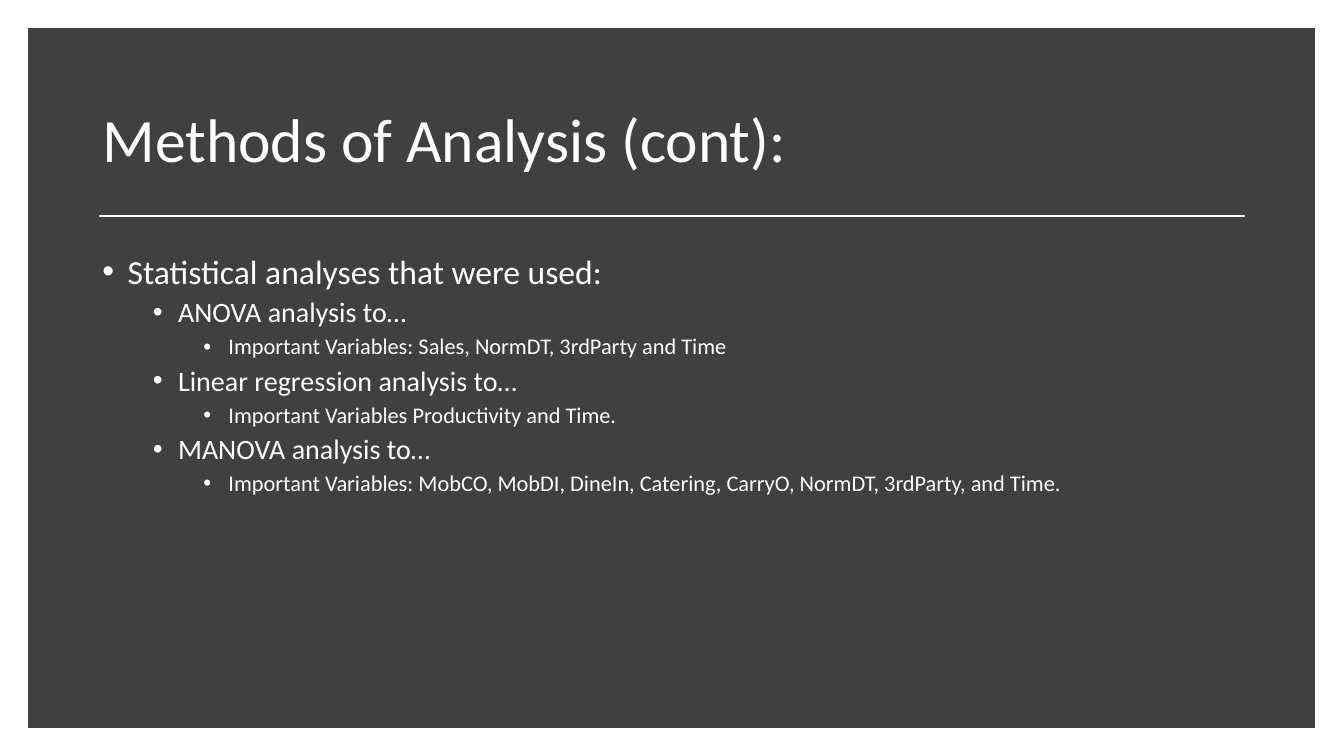
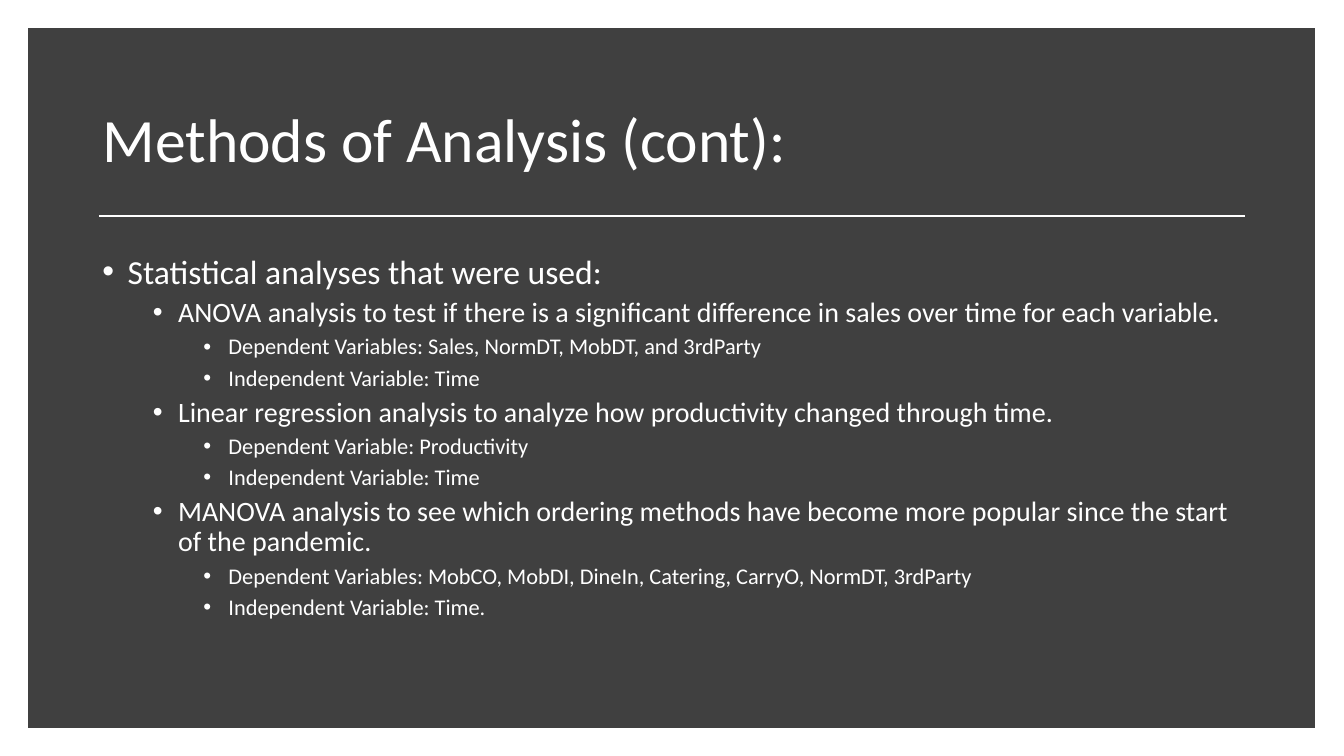
Before and after one commit to East-Coast-Collaboration/Final-Project, a slide deck: slide 6 of Presentation.pptx. Drawn at 1344x756 pixels with LibreOffice and Linux fonts; fonts in the diff are those of the drawing. Boxes give left, top, right and bottom in pixels: in the first picture for what was removed or moved away, otherwise in the second. Text is boxed around its words. In the diff, an @@ line names an element or a change of style, - is before the commit and + after.

```diff
--- a/Presentation.pptx
+++ b/Presentation.pptx
@@ text at [178, 302, 1227, 619]: text changed; size 16 to 20 pt @@
-  • ANOVA analysis to…
-    • Important Variables: Sales, NormDT, 3rdParty and Time
-  • Linear regression analysis to…
-    • Important Variables Productivity and Time.
-  • MANOVA analysis to…
-    • Important Variables: MobCO, MobDI, DineIn, Catering, CarryO, NormDT, 3rdParty, and Time.
+  • ANOVA analysis to test if there is a significant difference in sales over time for each variable.
+    • Dependent Variables: Sales, NormDT, MobDT, and 3rdParty
+    • Independent Variable: Time
+  • Linear regression analysis to analyze how productivity changed through time.
+    • Dependent Variable: Productivity
+    • Independent Variable: Time
+  • MANOVA analysis to see which ordering methods have become more popular since the start of the pandemic.
+    • Dependent Variables: MobCO, MobDI, DineIn, Catering, CarryO, NormDT, 3rdParty
+    • Independent Variable: Time.
```
Also in this commit, not shown: 3 other slides changed, 1 slide added, 1 slide removed, 1 other file.
